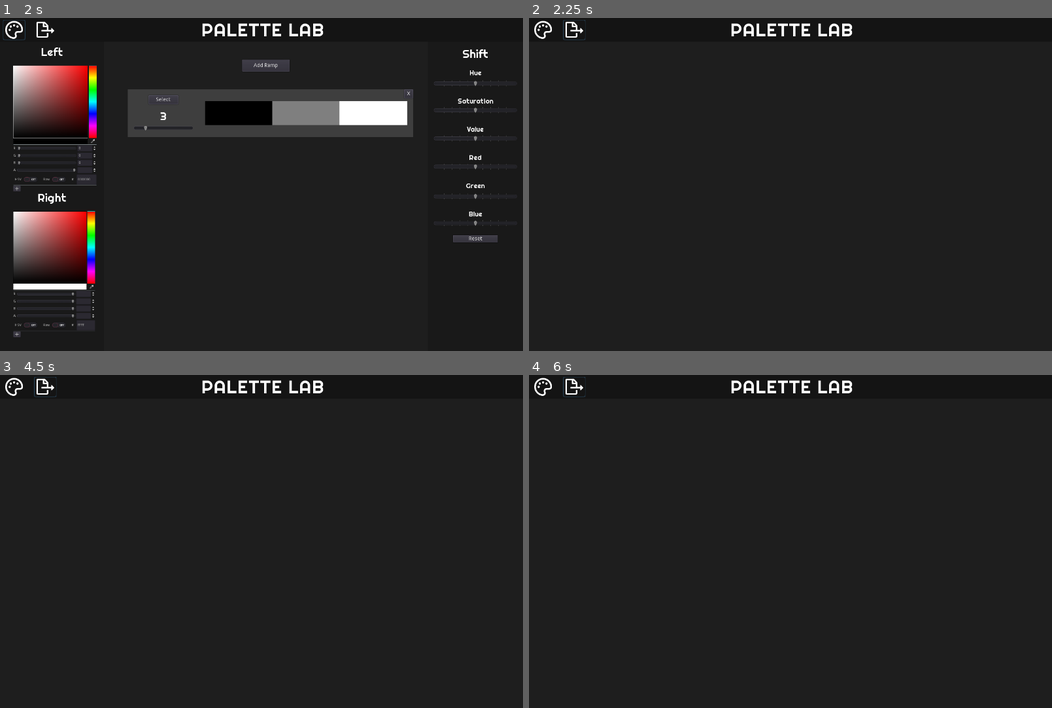
Above: before the commit, frames 1-4 (two rows, left to right).
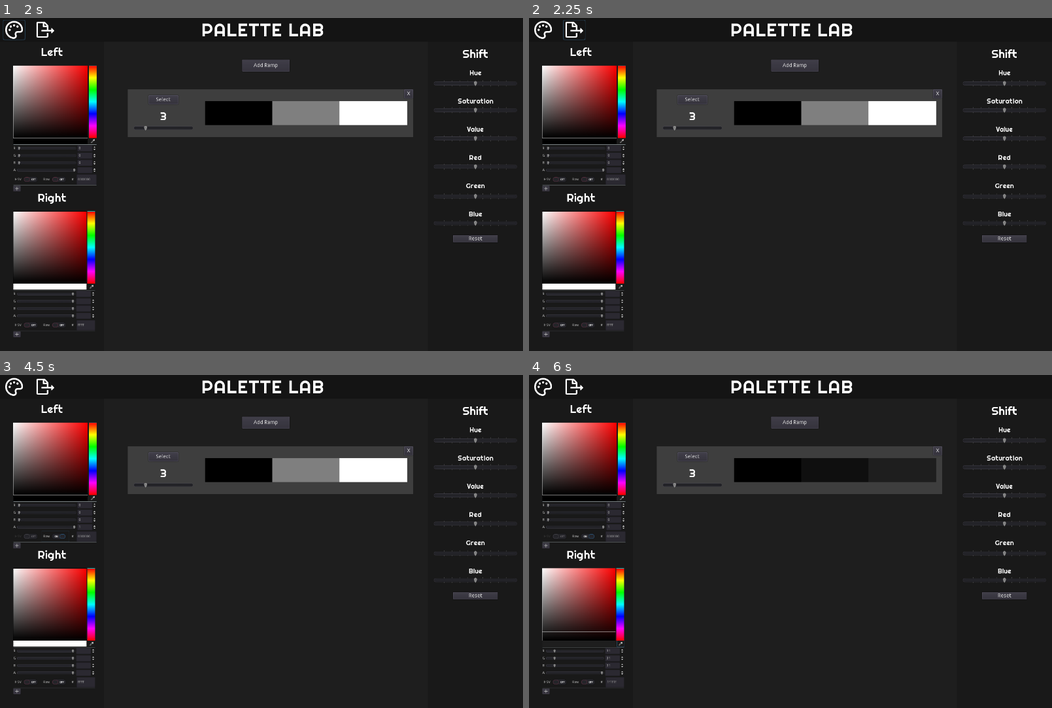
Above: after the commit, the same moments.

Repository: pbzona/palette_lab
Game: Godot game, scene res://src/Main.tscn
Two runs of this game, one before a commit and one after it. Both use one fixed random seed, a clock stepped at 60 frames per second and the inputs below.
Inputs (mouse positions are in pixels of both pictures, inside the frame that each line leads up to):
- Up to frame 1 (2 s): click "Reset" at 0.5 s; click (15, 31) at 1.25 s
- Up to frame 2 (2.25 s): click (576, 31) at 2 s
- Up to frame 3 (4.5 s): click (94, 498) at 2.77 s; click (26, 538) at 3.5 s, where only the run after the commit has a clickable "HSV"; click (57, 538) at 4.25 s, where only the run after the commit has a clickable "Raw"
- Up to frame 4 (6 s): click (623, 644) at 5.02 s; click (555, 681) at 5.75 s, where only the run after the commit has a clickable "HSV"

Frame 1 is identical in both runs. In frame 2, 16% of the frame differs, in the area x 2-96%, y 8-96%; in frame 3, 16%, in the area x 2-96%, y 0-96%; in frame 4, 13%.
Error after the commit: Invalid call. Nonexistent function 'set_create_tab' in base 'Control (Workspace.gd)'. (res://src/Application.gd:8)

Commit message:
Propogate full palette to prepare for export

Diff:
--- a/src/palette/Palette.gd
+++ b/src/palette/Palette.gd
@@ -1,6 +1,7 @@
 extends Control
 
 signal RAMP_CHANGED
+signal PALETTE_CHANGED
 
 const Ramp = preload("res://src/palette/Ramp.tscn")
 
@@ -27,15 +28,17 @@
 			r.state.set_active(false)
 	ramp.state.set_active(true)
 	emit_signal("RAMP_CHANGED")
+	emit_signal("PALETTE_CHANGED", self)
 
 func _create_new_ramp() -> PackedScene:
 	var ramp = Ramp.instance()
-	ramp.connect("RAMP_DELETED", self, "delete_ramp")
+	ramp.connect("RAMP_DELETED", self, "_notify_watchers")
 	ramp.connect("RAMP_SELECTED", self, "_make_ramp_active")
+	ramp.connect("RAMP_MODIFIED", self, "_notify_watchers")
 	return ramp
 
-func delete_ramp(ramp) -> void:
-	pass
+func _notify_watchers() -> void:
+	emit_signal("PALETTE_CHANGED", self)
 
 func _add_ramp_to_ui(ramp) -> void:
 	$ScrollBox/RampContainer.add_child(ramp)
--- a/src/palette/Ramp.gd
+++ b/src/palette/Ramp.gd
@@ -2,6 +2,7 @@
 
 signal RAMP_SELECTED(ramp)
 signal RAMP_DELETED(ramp)
+signal RAMP_MODIFIED
 
 const ColorCell = preload("res://src/palette/ColorCell.tscn")
 const RampState = preload("res://src/palette/RampState.gd")
@@ -29,6 +30,7 @@
 	$CountLabel.text = str($CountSlider.value)
 	$CountSlider.value = state.get_count()
 	_draw_ramp()
+	emit_signal("RAMP_MODIFIED")
 	if state.is_active():
 		$Background.color = active_color
 		$DeleteButton.visible = true
--- a/src/workspaces/Create.gd
+++ b/src/workspaces/Create.gd
@@ -1,4 +1,6 @@
 extends Control
+
+signal PALETTE_UPDATED
 
 onready var palette = $Container/Palette
 onready var color_tools = $Container/ColorTools
@@ -13,6 +15,7 @@
 	color_tools.connect("CHANGED_RIGHT_COLOR", self, "_on_right_color_changed")
 
 	palette.connect("RAMP_CHANGED", self, "_update_toolbars")
+	palette.connect("PALETTE_CHANGED", self, "_on_palette_updated")
 
 	shift_tools.connect("SHIFT_CHANGED", self, "_on_shift_change")
 
@@ -40,3 +43,6 @@
 
 func _on_shift_change() -> void:
 	palette.active_ramp.update_ui()
+
+func _on_palette_updated(palette) -> void:
+	emit_signal("PALETTE_UPDATED", palette)
--- a/src/workspaces/Workspace.gd
+++ b/src/workspaces/Workspace.gd
@@ -2,8 +2,16 @@
 
 enum tabs {CREATE = 0, ANALYZE = 1, REFINE = 2, EXPORT = 3}
 
-func set_create_tab() -> void:
+var palette = null
+
+func _ready():
+	$Container/Create.connect("PALETTE_UPDATED", self, "set_workspace_palette")
+
+func _set_create_tab() -> void:
 	$Container.current_tab = tabs.CREATE
 
-func set_export_tab() -> void:
+func _set_export_tab() -> void:
 	$Container.current_tab = tabs.EXPORT
+
+func _set_workspace_palette(p) -> void:
+	self.palette = p
